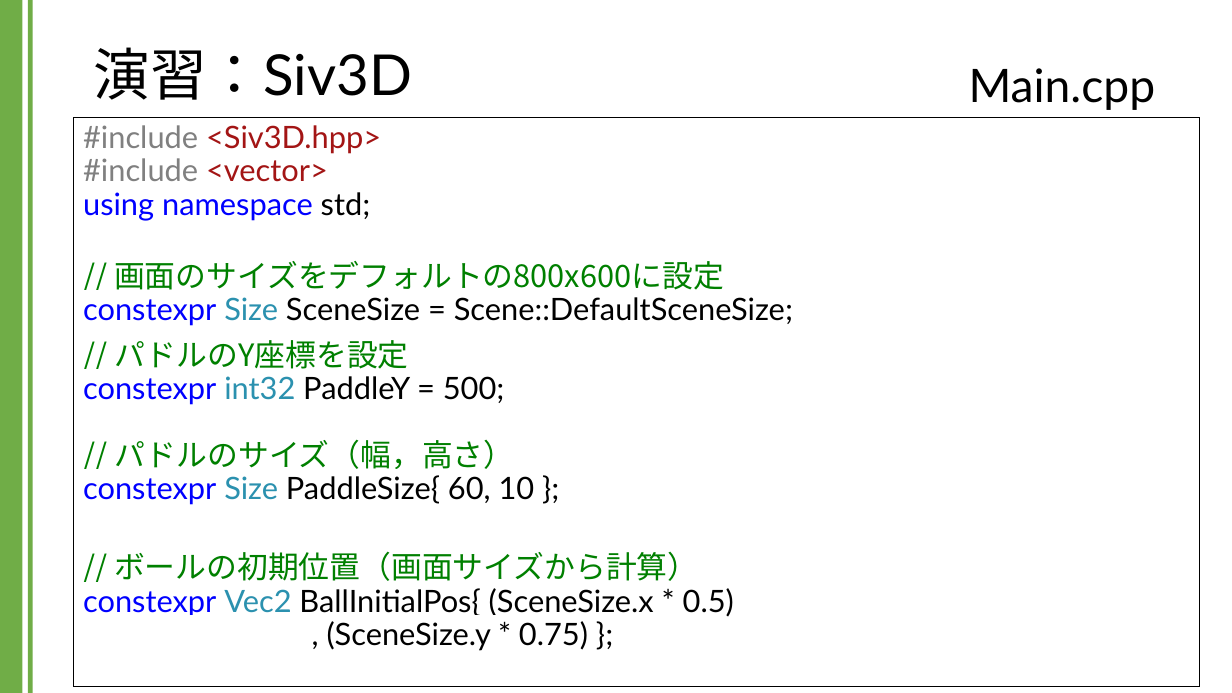
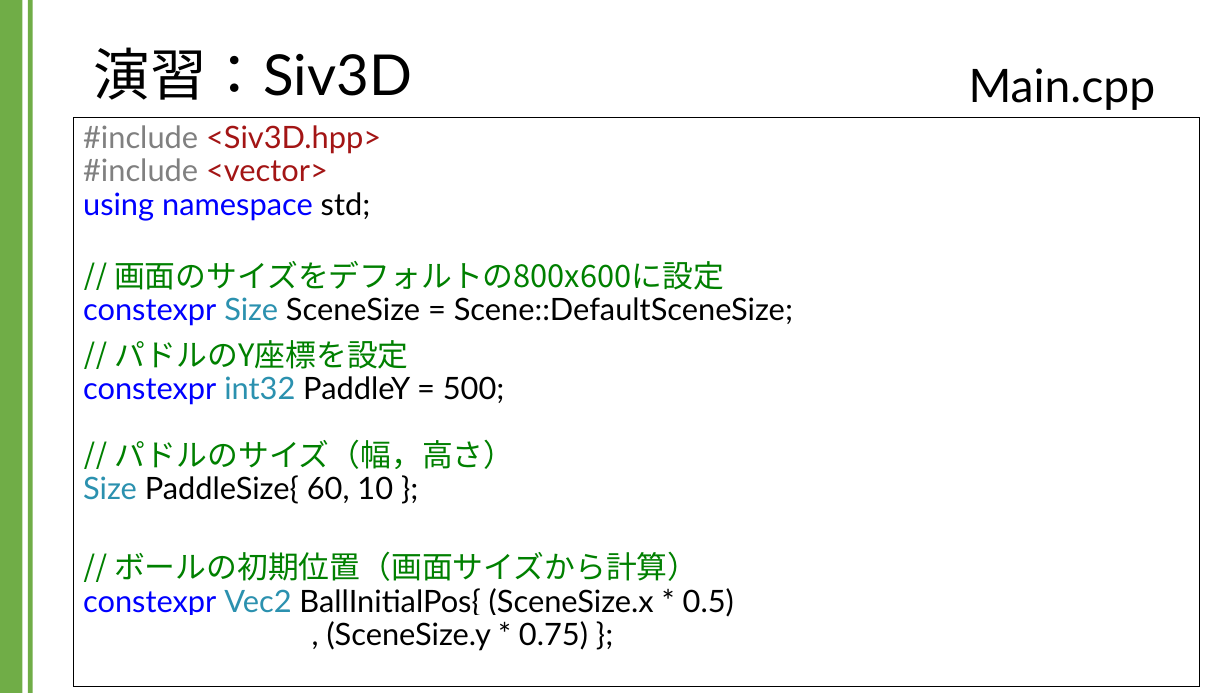
Before and after one commit to kic-murata/cpp2024, a slide deck: slide 14 of 授業資料/演習課題：Siv3D.pptx. Drawn at 1232x693 pixels with LibreOffice and Linux fonts; fonts in the diff are those of the drawing; background and template pictures are left out. Boxes give left, top, right and bottom in pixels: in the first picture for what was removed or moved away, otherwise in the second. Text is boxed around its words. In the diff, an @@ line names an element or a change of style, - is before the commit and + after.

```diff
--- a/授業資料/演習課題：Siv3D.pptx
+++ b/授業資料/演習課題：Siv3D.pptx
@@ text in rectangle at <box>83,340,514,504</box>: text changed @@
-// パドルのY座標を設定
-constexpr int32 PaddleY = 500;
-// パドルのサイズ（幅，高さ）
-constexpr Size PaddleSize{ 60, 10 };
+// パドルのY座標を設定
+constexpr int32 PaddleY = 500;
+// パドルのサイズ（幅，高さ）
+Size PaddleSize{ 60, 10 };
```
Also in this commit, not shown: 4 other slides changed.
